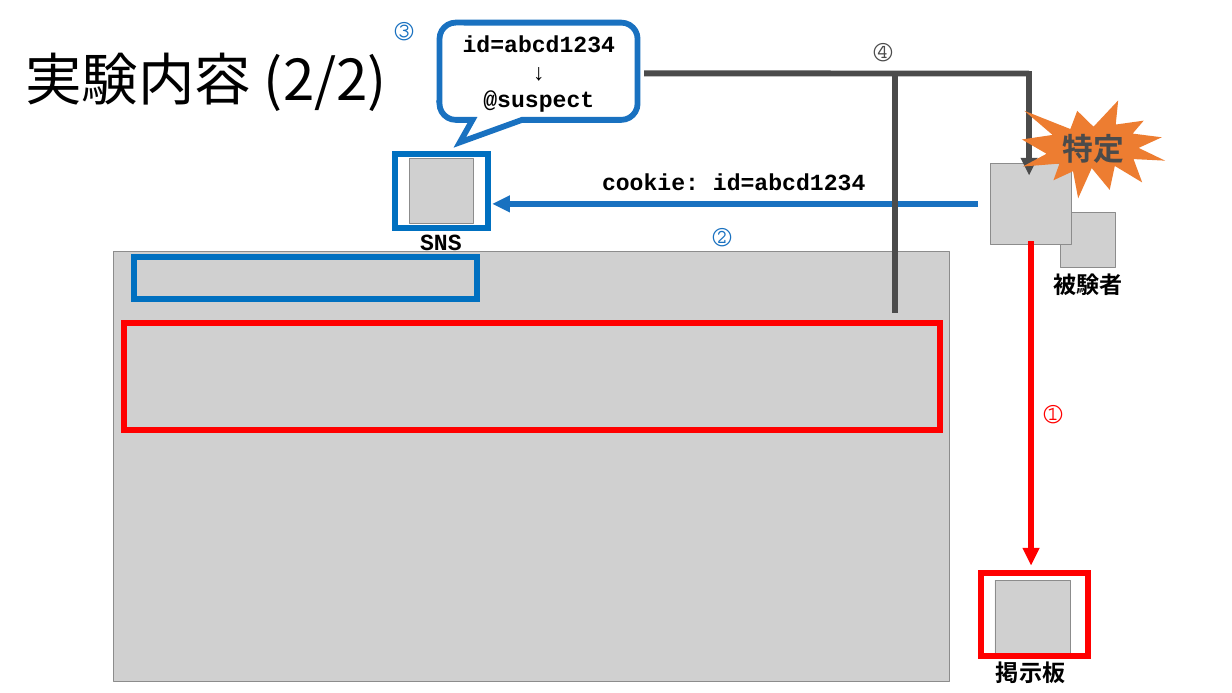
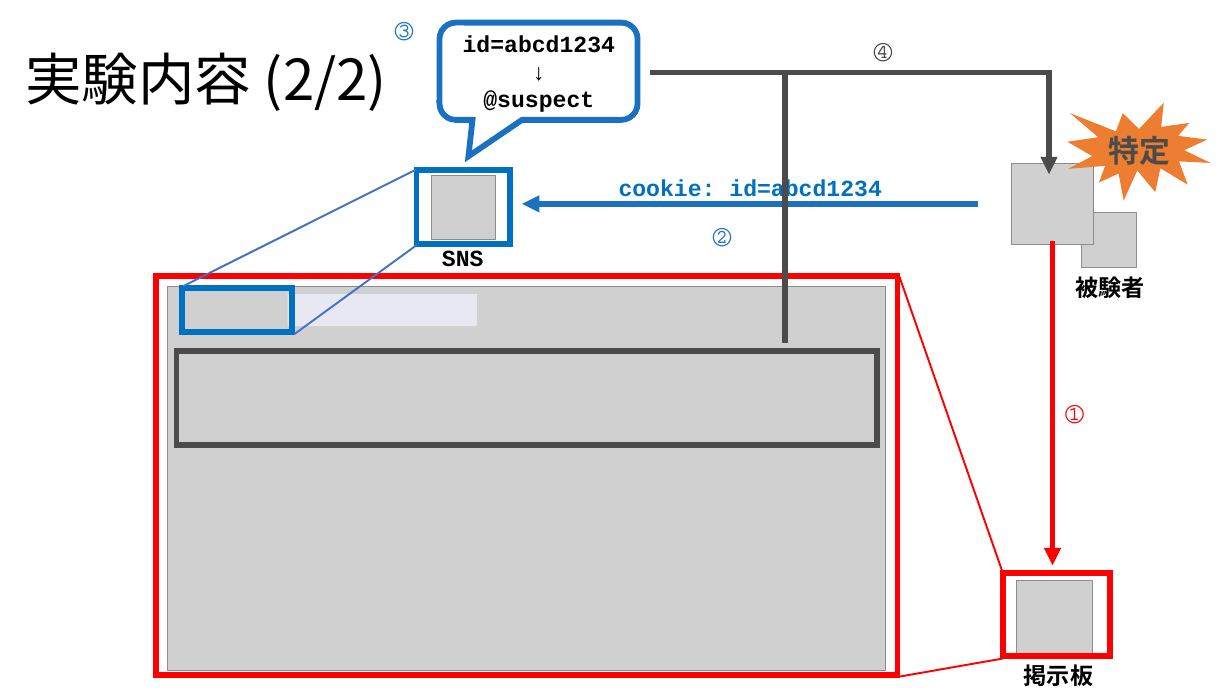
Before and after one commit to noraworld/graduation-thesis, a slide deck: slide 8 of presentation_slides.pptx. Drawn at 1232x693 pixels with LibreOffice and Linux fonts; fonts in the diff are those of the drawing; grey boxes stand for pictures. Boxes give left, top, right and bottom in pixels: in the first picture for what was removed or moved away, otherwise in the second. Text is boxed around its words. In the diff, an @@ line names an element or a change of style, - is before the commit and + after.

Commit message:
実験内容の図とアニメーションを修正

```diff
--- a/presentation_slides.pptx
+++ b/presentation_slides.pptx
@@ rounded speech box at [440, 22, 638, 119]: proportions changed @@
@@ line moved from (644, 73) - (1030, 73) to (651, 72) - (1049, 72) @@
@@ line moved from (895, 312) - (895, 72) to (785, 343) - (785, 72) @@
@@ 3 pictures, 2 arrows, 1 text, 1 rectangle: place and size @@
-3 pictures, 2 arrows, 1 text, 1 rectangle at [982, 71, 1115, 656]
+3 pictures, 2 arrows, 1 text, 1 rectangle at [1003, 70, 1137, 656]
@@ irregular seal: place and size @@
-irregular seal at [1022, 101, 1165, 199]
+irregular seal at [1067, 103, 1211, 201]
@@ text "特定": place and size @@
-text "特定" at [1063, 134, 1125, 169]
+text "特定" at [1108, 136, 1170, 171]
@@ line added from (183, 287) to (416, 170), #4472C4 1.5 pt @@
@@ rectangle: place and size @@
-rectangle at [395, 154, 488, 228]
+rectangle at [417, 170, 510, 244]
@@ picture: place and size @@
-picture at [409, 159, 474, 224]
+picture at [432, 176, 496, 240]
@@ text "cookie: id=abcd1234": place and size @@
-text "cookie: id=abcd1234" at [602, 173, 865, 191]
+text "cookie: id=abcd1234" at [619, 179, 881, 203]
@@ text "cookie: id=abcd1234" at [619, 179, 881, 203]: text colour #000000 to #0070C0 @@
@@ arrow moved from (978, 204) - (493, 204) to (978, 204) - (522, 204) @@
@@ text "SNS" rewrapped from [420, 233, 462, 257] to [442, 250, 484, 267] @@
@@ line added from (295, 335) to (417, 245), #4472C4 1.5 pt @@
@@ text "被験者": place and size @@
-text "被験者" at [1054, 269, 1123, 298]
+text "被験者" at [1075, 273, 1144, 302]
@@ rectangle: place and size @@
-rectangle at [124, 323, 940, 430]
+rectangle at [156, 276, 898, 675]
@@ picture: place and size @@
-picture at [114, 252, 949, 682]
+picture at [168, 287, 886, 671]
@@ rectangle: place and size @@
-rectangle at [134, 257, 477, 299]
+rectangle at [182, 288, 292, 333]
@@ rectangle added at [287, 294, 477, 326], fill #E8E8F3 @@
@@ line added from (899, 276) to (1004, 575), #FF0000 1.5 pt @@
@@ rectangle added at [177, 351, 877, 445], outline #4B4B4B 4.5 pt @@
@@ line added from (898, 677) to (1003, 659), #FF0000 1.5 pt @@
@@ text "掲示板": place and size @@
-text "掲示板" at [996, 658, 1065, 683]
+text "掲示板" at [1024, 664, 1093, 686]
```
Also in this commit, not shown: 1 other slide changed.
